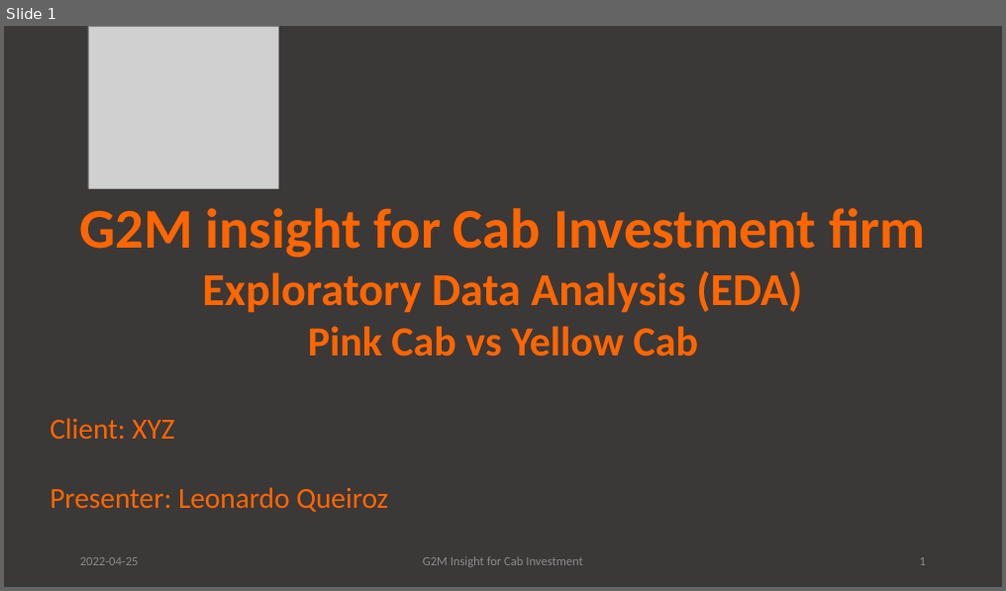
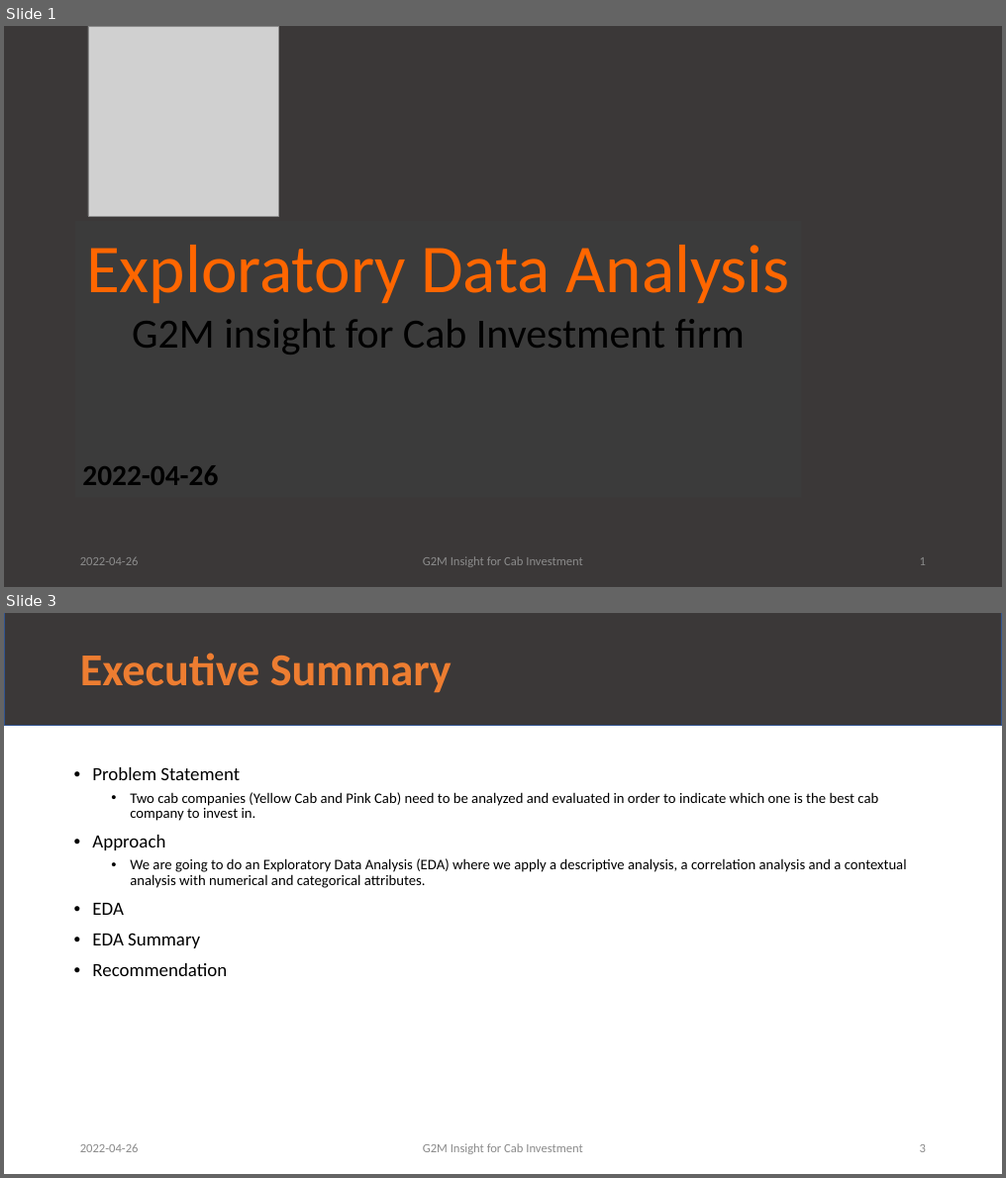
Before and after one commit to leopqrz/Data_Glacier_Internship, a slide deck: week_02/G2M_Case_Study_V1.0_Leo.pptx. Shown one above the other, each under a label of ours: slide 1 before the commit, slides 1 and 3 after it; the slides between them are not shown. The pictures are 1006x591 and 1006x1178 pixels, drawn with LibreOffice and Linux fonts; fonts in the diff are those of the drawing; grey boxes stand for pictures. Boxes give left, top, right and bottom in pixels: in the first picture for what was removed or moved away, otherwise in the second. Text is boxed around its words. In the diff, an @@ line names an element or a change of style, - is before the commit and + after.

```diff
--- a/week_02/G2M_Case_Study_V1.0_Leo.pptx
+++ b/week_02/G2M_Case_Study_V1.0_Leo.pptx
@@ slide 3 added at box(4, 613, 1002, 1174), background #FFFFFF @@
@@ rectangle added at box(4, 613, 1002, 725), fill #3B3838, outline #325491 1 pt @@
@@ title added at box(80, 653, 451, 693), 44 pt, text #ED7D31, bold @@
+Executive Summary
@@ text added at box(92, 767, 907, 976), 14 pt, text #000000 @@
+• Problem Statement
+  • Two cab companies (Yellow Cab and Pink Cab) need to be analyzed and evaluated in order to indicate which one is the best cab company to invest in.
+• Approach
+  • We are going to do an Exploratory Data Analysis (EDA) where we apply a descriptive analysis, a correlation analysis and a contextual analysis with numerical and categorical attributes.
+• EDA
+• EDA Summary
+• Recommendation
@@ text added at box(80, 1144, 139, 1153), 12 pt, text #8C8C8C @@
+2022-04-26
@@ text added at box(423, 1144, 582, 1155), 12 pt, text #8C8C8C @@
+G2M Insight for Cab Investment
@@ page number added at box(920, 1145, 926, 1153), 12 pt, text #8C8C8C @@
+3
@@ slide 1 changed as well @@
@@ text "Exploratory Data Analysis": place and size @@
-text "Exploratory Data Analysis" at box(79, 208, 926, 357)
+text "Exploratory Data Analysis" at box(82, 245, 790, 485)
@@ text at box(86, 245, 790, 303): paragraph added @@
+Exploratory Data Analysis
@@ text at box(132, 319, 745, 355): size 54 to 40 pt, text colour #FF6600 to #000000, bold off in "G2M insight for Cab Investment firm" @@
@@ text removed at box(50, 418, 388, 512) @@
-Client: XYZ
-Presenter: Leonardo Queiroz
@@ text at box(82, 466, 218, 485): text changed; size 44 to 28 pt; text colour #FF6600 to #000000 @@
-Exploratory Data Analysis (EDA)
-Pink Cab vs Yellow Cab
+2022-04-26
```
Also in this commit, not shown: 35 other slides changed, 1 other slide added, 1 other file.
